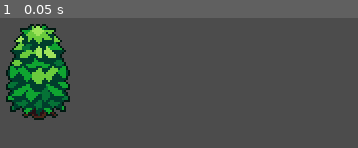
Above: before the commit, frame 1.
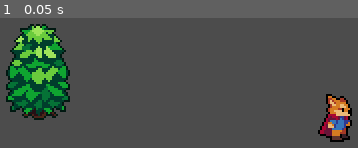
Above: after the commit, the same moment.

Repository: Danilo-Mladenovic/Action-RPG
Game: Godot game, scene res://World.tscn
The game is run twice, just before and just after one commit, with the same random seed, the same clock (stepped at 60 frames per second) and the same inputs.
Inputs:
- Up to frame 1 (0.05 s): no input

The runs differ from the first frame. In frame 1, 2.5% of the frame differs, in the area x 88-99%, y 58-96%.

Commit message:
Added player sprite.

Diff:
--- a/World.tscn
+++ b/World.tscn
@@ -1,9 +1,20 @@
-[gd_scene load_steps=2 format=2]
+[gd_scene load_steps=3 format=2]
 
 [ext_resource path="res://World/Tree.png" type="Texture" id=1]
+[ext_resource path="res://Player/Player.png" type="Texture" id=2]
 
 [node name="World" type="Node2D"]
 
 [node name="Tree" type="Sprite" parent="."]
 position = Vector2( 22, 32 )
 texture = ExtResource( 1 )
+
+[node name="Player" type="KinematicBody2D" parent="."]
+position = Vector2( 173, 54 )
+__meta__ = {
+"_edit_group_": true
+}
+
+[node name="Sprite" type="Sprite" parent="Player"]
+texture = ExtResource( 2 )
+hframes = 60
